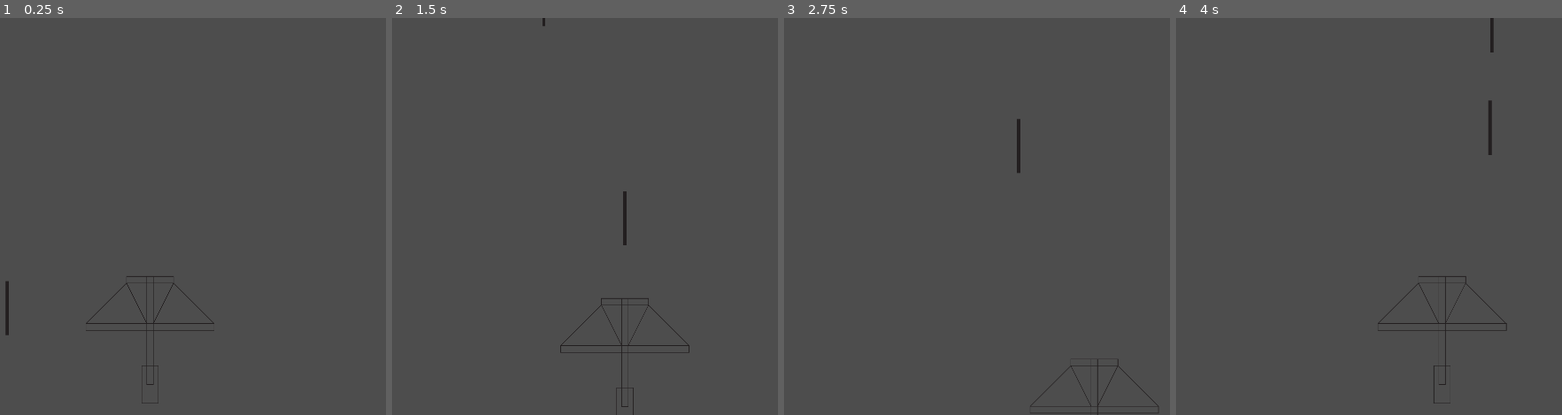
Above: before the commit, frames 1-4 (left to right).
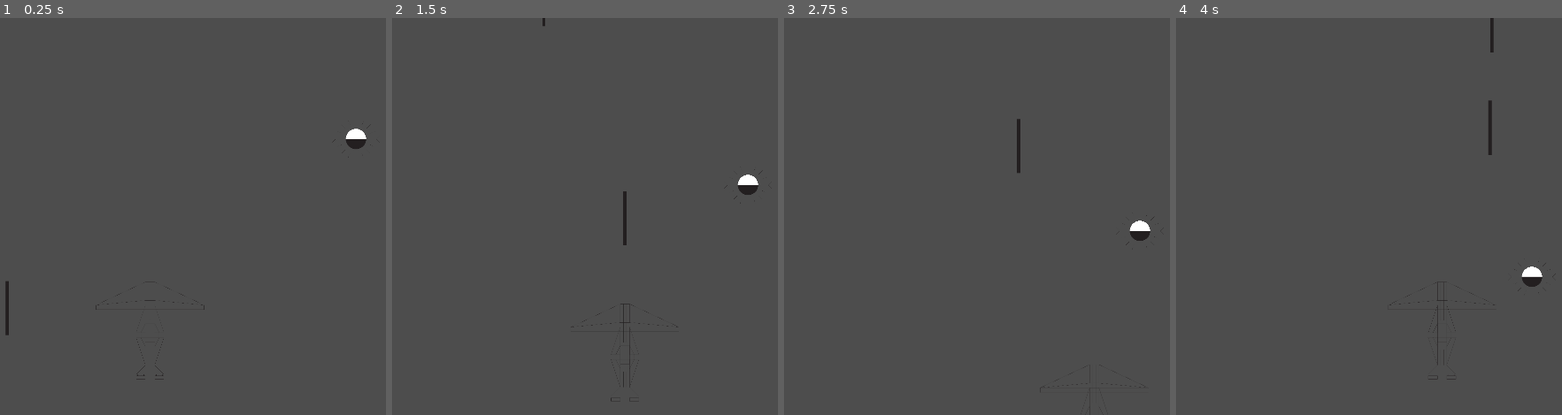
Above: after the commit, the same moments.

Repository: takumisegi/Tsegi-Capstone
Game: Godot game, scene res://Scenes/Game.tscn
Two runs of this game, one before a commit and one after it. Both use one fixed random seed, a clock stepped at 60 frames per second and the inputs below.
Inputs:
- Up to frame 1 (0.25 s): no input
- Up to frame 2 (1.5 s): hold Right (ui_right) 0.53-1.28 s; hold Space (shoot) 0.53-1.28 s; hold Down (ui_down) from 1.28 s (still down); tap Space (shoot) at 1.35 s
- Up to frame 3 (2.75 s): release Down (ui_down) at 2.03 s; hold Right (ui_right) from 2.03 s (still down); hold Space (shoot) from 2.03 s (still down)
- Up to frame 4 (4 s): release Right (ui_right) at 2.78 s; release Space (shoot) at 2.78 s; hold Up (ui_up) 2.78-3.53 s; tap Space (shoot) at 2.85 s; hold Left (ui_left) from 3.53 s (still down); hold Space (shoot) from 3.53 s (still down)

The runs differ from the first frame. In frame 1, 0.7% of the frame differs, in the area x 22-95%, y 27-98%; in frame 2, 0.7%, in the area x 43-97%, y 38-100%; in frame 3, 0.4%; in frame 4, 0.7%.

Commit message:
enemy code added

Diff:
--- a/tsegi-capstone-parsec/Scenes/Game.tscn
+++ b/tsegi-capstone-parsec/Scenes/Game.tscn
@@ -1,8 +1,9 @@
-[gd_scene load_steps=4 format=3 uid="uid://836jfruktl3u"]
+[gd_scene load_steps=5 format=3 uid="uid://836jfruktl3u"]
 
 [ext_resource type="Script" uid="uid://gqc4mfdyswxt" path="res://Scripts/game.gd" id="1_iukft"]
 [ext_resource type="PackedScene" uid="uid://cqsdxe4te6qv6" path="res://Scenes/player.tscn" id="2_gl6un"]
 [ext_resource type="PackedScene" uid="uid://b8mnlb8f1w1qv" path="res://Scenes/laser.tscn" id="3_j5yw3"]
+[ext_resource type="PackedScene" uid="uid://c8lnvtdfr7uuj" path="res://Scenes/enemy.tscn" id="4_kldst"]
 
 [node name="Main Scene" type="Node2D"]
 script = ExtResource("1_iukft")
@@ -17,3 +18,6 @@
 position = Vector2(572, 1039)
 
 [node name="LaserContainer" type="Node2D" parent="."]
+
+[node name="Enemy" parent="." instance=ExtResource("4_kldst")]
+position = Vector2(1519, 304)
--- a/tsegi-capstone-parsec/Scenes/enemy.tscn
+++ b/tsegi-capstone-parsec/Scenes/enemy.tscn
@@ -1,3 +1,20 @@
-[gd_scene format=3 uid="uid://c8lnvtdfr7uuj"]
+[gd_scene load_steps=4 format=3 uid="uid://c8lnvtdfr7uuj"]
+
+[ext_resource type="Script" uid="uid://brte40ok2rhlq" path="res://Scripts/enemy.gd" id="1_1f0kj"]
+[ext_resource type="Texture2D" uid="uid://bhjg5phhelmad" path="res://Assets/Textures/Nexus-Draft-V01.png" id="1_hghv2"]
+
+[sub_resource type="CircleShape2D" id="CircleShape2D_afpow"]
+radius = 63.0079
 
 [node name="Enemy" type="Area2D"]
+script = ExtResource("1_1f0kj")
+
+[node name="Sprite2D" type="Sprite2D" parent="."]
+scale = Vector2(0.1, 0.1)
+texture = ExtResource("1_hghv2")
+
+[node name="CollisionShape2D" type="CollisionShape2D" parent="."]
+shape = SubResource("CircleShape2D_afpow")
+
+[node name="VisibleOnScreenNotifier2D" type="VisibleOnScreenNotifier2D" parent="."]
+position = Vector2(0, -77)
--- a/tsegi-capstone-parsec/Scenes/player.tscn
+++ b/tsegi-capstone-parsec/Scenes/player.tscn
@@ -1,7 +1,7 @@
 [gd_scene load_steps=3 format=3 uid="uid://cqsdxe4te6qv6"]
 
 [ext_resource type="Script" uid="uid://cqdn552gtmvie" path="res://Scripts/player.gd" id="1_cvnsp"]
-[ext_resource type="Texture2D" uid="uid://bbrt05iwtwpg4" path="res://Assets/Textures/Artemis-Draft-V01.png" id="1_v0iea"]
+[ext_resource type="Texture2D" uid="uid://pwocys30fihj" path="res://Assets/Textures/Artemis-Draft-V02.png" id="2_cvnsp"]
 
 [node name="Player" type="CharacterBody2D" groups=["player"]]
 motion_mode = 1
@@ -9,7 +9,7 @@
 
 [node name="Sprite2D" type="Sprite2D" parent="."]
 scale = Vector2(0.2, 0.2)
-texture = ExtResource("1_v0iea")
+texture = ExtResource("2_cvnsp")
 
 [node name="CollisionPolygon2D" type="CollisionPolygon2D" parent="."]
 polygon = PackedVector2Array(-180, 6, -181, -26, -73, -130, -70, -159, 72, -155, 71, -136, 186, -21, 185, 7, 25, 10, 22, 82, 41, 87, 31, 217, -33, 208, -37, 89, -24, 85, -29, 10)
--- /dev/null
+++ b/tsegi-capstone-parsec/Scripts/enemy.gd
@@ -0,0 +1,6 @@
+extends Area2D
+
+@export var speed = 100
+
+func _physics_process(delta):
+	global_position.y += speed * delta
--- a/tsegi-capstone-parsec/project.godot
+++ b/tsegi-capstone-parsec/project.godot
@@ -70,6 +70,12 @@
 ]
 }
 
+[layer_names]
+
+2d_physics/layer_1="player"
+2d_physics/layer_2="enemy"
+2d_physics/layer_3="laser"
+
 [rendering]
 
 renderer/rendering_method="gl_compatibility"
Not shown, added: tsegi-capstone-parsec/Assets/SFX/ES_Designed, Anime, Laser, Beam 03 - Epidemic Sound.wav.import
Not shown, added: tsegi-capstone-parsec/Assets/SFX/ES_Designed, Beep, Ping, Sensor, Scouting 01 - Epidemic Sound.wav.import
Not shown, added: tsegi-capstone-parsec/Assets/SFX/ES_Electronic, Computer, Code 03 - Epidemic Sound.wav.import
Not shown, added: tsegi-capstone-parsec/Assets/SFX/ES_Laser, Small - Epidemic Sound.wav.import
Not shown, added: tsegi-capstone-parsec/Assets/SFX/ES_Retro, 8 Bit, Explosion - Epidemic Sound.wav.import
Not shown, added: tsegi-capstone-parsec/Assets/SFX/ES_Retro, 8 Bit, Melody, Level, Transition - Epidemic Sound.wav.import
Not shown, added: tsegi-capstone-parsec/Assets/SFX/ES_Retro, Explosion - Epidemic Sound.wav.import
Not shown, added: tsegi-capstone-parsec/Assets/SFX/ES_Retro, Lose, Negative 01 - Epidemic Sound.wav.import
Not shown, added: tsegi-capstone-parsec/Assets/SFX/ES_Sniper Rifle, Full Sequence - Epidemic Sound.wav.import
Not shown, added: tsegi-capstone-parsec/Assets/SFX/ES_Spacecraft, Tonal Pass By 04 - Epidemic Sound.wav.import
Binary file added: tsegi-capstone-parsec/Assets/Textures/Artemis-Draft-V02.png
Not shown, added: tsegi-capstone-parsec/Assets/Textures/Artemis-Draft-V02.png.import
(and 13 more such lines)
